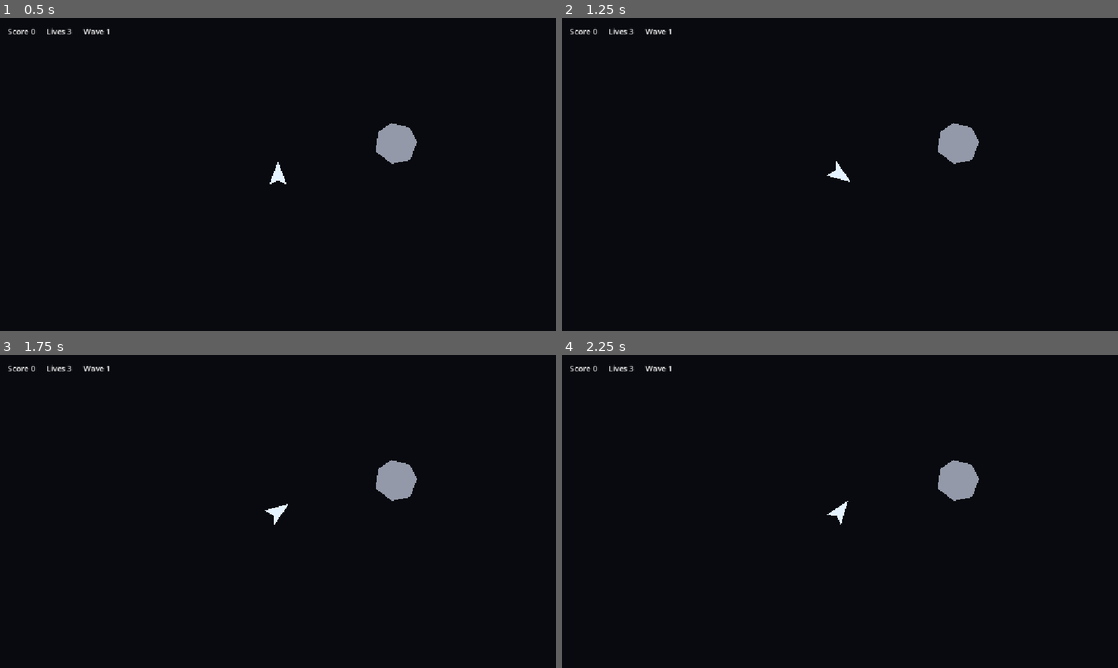
Above: before the commit, frames 1-4 (two rows, left to right).
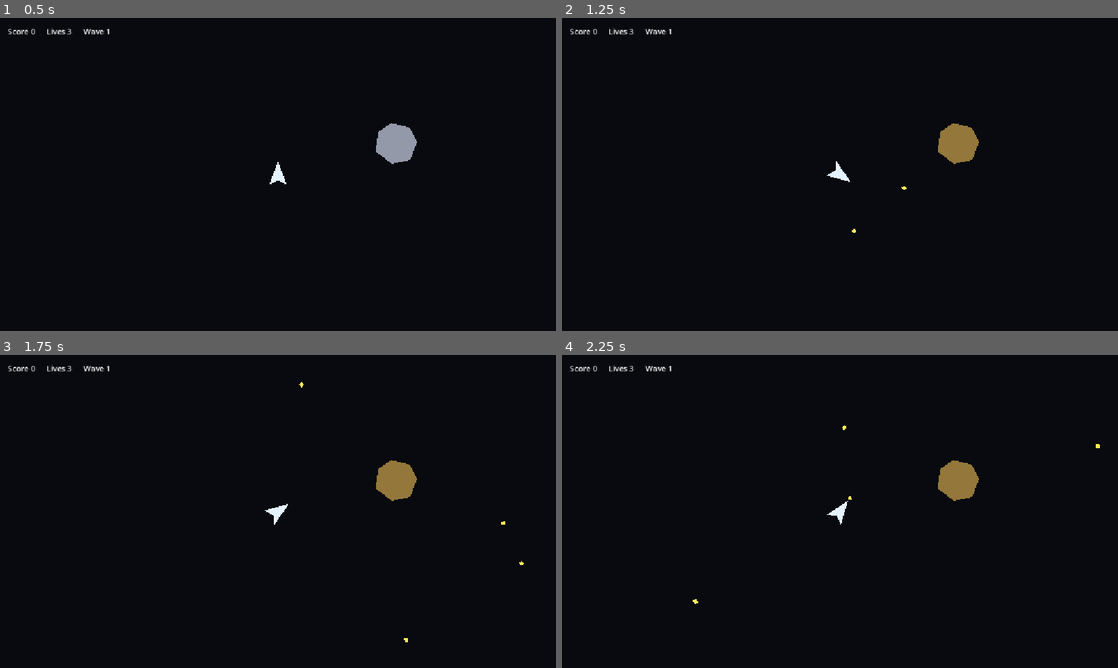
Above: after the commit, the same moments.

Repository: mule/asteroids-android-godot
Game: Godot game, scene res://scenes/game/Main.tscn
Two runs of this game, one before a commit and one after it. Both use one fixed random seed, a clock stepped at 60 frames per second and the inputs below.
Inputs:
- Up to frame 1 (0.5 s): no input
- Up to frame 2 (1.25 s): tap Enter at 0.5 s; hold Right (rotate_right) from 0.53 s (still down); hold Space (shoot) from 0.53 s (still down)
- Up to frame 3 (1.75 s): release Right (rotate_right) at 1.28 s; release Space (shoot) at 1.28 s; hold Left (rotate_left) from 1.28 s (still down); tap Space (shoot) at 1.35 s
- Up to frame 4 (2.25 s): release Left (rotate_left) at 2.03 s; hold Right (rotate_right) from 2.03 s (still down); hold Space (shoot) from 2.03 s (still down)

Frame 1 is identical in both runs. In frame 2, 0.7% of the frame differs, in the area x 52-75%, y 33-69%; in frame 3, 0.7%; in frame 4, 0.7%, in the area x 23-97%, y 22-80%.

Commit message:
Add bullet shooting and collision hooks

Diff:
--- a/scenes/game/Game.tscn
+++ b/scenes/game/Game.tscn
@@ -11,6 +11,7 @@
 
 [node name="Game" type="Node2D"]
 script = ExtResource("1_m6aai")
+bullet_scene = ExtResource("4_1nphu")
 
 [node name="Background" type="ColorRect" parent="."]
 offset_right = 1152.0
@@ -34,8 +35,4 @@
 [node name="Asteroid" parent="Entities" instance=ExtResource("3_tct56")]
 position = Vector2(820, 260)
 
-[node name="Bullet" parent="Entities" instance=ExtResource("4_1nphu")]
-visible = false
-position = Vector2(660, 324)
-
 [node name="Hud" parent="." instance=ExtResource("5_nl3g0")]
--- a/scripts/asteroid.gd
+++ b/scripts/asteroid.gd
@@ -1,5 +1,7 @@
 extends Area2D
 
+
+signal bullet_hit(bullet: Area2D)
 
 @export var drift_speed: float = 90.0
 @export var rotation_speed_degrees: float = 25.0
@@ -7,3 +9,8 @@
 
 func _ready() -> void:
 	pass
+
+
+func handle_bullet_hit(bullet: Area2D) -> void:
+	bullet_hit.emit(bullet)
+	modulate = Color(1.0, 0.78, 0.35, 1.0)
--- a/scripts/bullet.gd
+++ b/scripts/bullet.gd
@@ -3,7 +3,50 @@
 
 @export var speed: float = 760.0
 @export var lifetime_seconds: float = 1.2
+@export var wrap_margin: float = 8.0
+
+var velocity: Vector2 = Vector2.ZERO
+var lifetime_remaining: float = 0.0
 
 
 func _ready() -> void:
-	pass
+	lifetime_remaining = lifetime_seconds
+	area_entered.connect(_on_area_entered)
+
+
+func _physics_process(delta: float) -> void:
+	lifetime_remaining -= delta
+
+	if lifetime_remaining <= 0.0:
+		queue_free()
+		return
+
+	position += velocity * delta
+	_wrap_to_visible_viewport()
+
+
+func launch(direction: Vector2, inherited_velocity: Vector2 = Vector2.ZERO) -> void:
+	rotation = direction.angle() + (PI / 2.0)
+	velocity = direction.normalized() * speed + inherited_velocity
+
+
+func _on_area_entered(area: Area2D) -> void:
+	if area.has_method("handle_bullet_hit"):
+		area.handle_bullet_hit(self)
+		queue_free()
+
+
+func _wrap_to_visible_viewport() -> void:
+	var viewport_rect := get_viewport_rect()
+	var min_position := viewport_rect.position - Vector2.ONE * wrap_margin
+	var max_position := viewport_rect.position + viewport_rect.size + Vector2.ONE * wrap_margin
+
+	if position.x < min_position.x:
+		position.x = max_position.x
+	elif position.x > max_position.x:
+		position.x = min_position.x
+
+	if position.y < min_position.y:
+		position.y = max_position.y
+	elif position.y > max_position.y:
+		position.y = min_position.y
--- a/scripts/game.gd
+++ b/scripts/game.gd
@@ -1,10 +1,27 @@
 extends Node2D
 
 
+@export var bullet_scene: PackedScene
 @export var starting_score: int = 0
 @export var starting_lives: int = 3
 @export var starting_wave: int = 1
 
+@onready var entities: Node2D = $Entities
+@onready var player_ship: Area2D = $Entities/PlayerShip
+
 
 func _ready() -> void:
-	pass
+	player_ship.shoot_requested.connect(_on_player_ship_shoot_requested)
+
+
+func _on_player_ship_shoot_requested(
+	muzzle_position: Vector2,
+	direction: Vector2,
+	inherited_velocity: Vector2
+) -> void:
+	var bullet := bullet_scene.instantiate()
+	entities.add_child(bullet)
+	bullet.global_position = muzzle_position
+
+	if bullet.has_method("launch"):
+		bullet.launch(direction, inherited_velocity)
--- a/scripts/player_ship.gd
+++ b/scripts/player_ship.gd
@@ -1,20 +1,27 @@
 extends Area2D
 
+
+signal shoot_requested(muzzle_position: Vector2, direction: Vector2, inherited_velocity: Vector2)
 
 @export var acceleration: float = 360.0
 @export var max_speed: float = 520.0
 @export var turn_speed_degrees: float = 180.0
 @export var linear_drag: float = 12.0
 @export var wrap_margin: float = 32.0
+@export var fire_cooldown_seconds: float = 0.18
+@export var muzzle_distance: float = 34.0
 
 @onready var thrust_flame: Polygon2D = $ThrustFlame
 
 var velocity: Vector2 = Vector2.ZERO
+var fire_cooldown_remaining: float = 0.0
 
 
 func _physics_process(delta: float) -> void:
+	_update_fire_cooldown(delta)
 	_apply_rotation_input(delta)
 	_apply_thrust_input(delta)
+	_apply_shoot_input()
 	_apply_drift(delta)
 	_move(delta)
 	_wrap_to_visible_viewport()
@@ -32,6 +39,20 @@
 	if is_thrusting:
 		velocity += Vector2.UP.rotated(rotation) * acceleration * delta
 		velocity = velocity.limit_length(max_speed)
+
+
+func _apply_shoot_input() -> void:
+	if not Input.is_action_pressed("shoot") or fire_cooldown_remaining > 0.0:
+		return
+
+	var direction := Vector2.UP.rotated(global_rotation)
+	var muzzle_position := global_position + direction * muzzle_distance
+	shoot_requested.emit(muzzle_position, direction, velocity)
+	fire_cooldown_remaining = fire_cooldown_seconds
+
+
+func _update_fire_cooldown(delta: float) -> void:
+	fire_cooldown_remaining = maxf(0.0, fire_cooldown_remaining - delta)
 
 
 func _apply_drift(delta: float) -> void:
